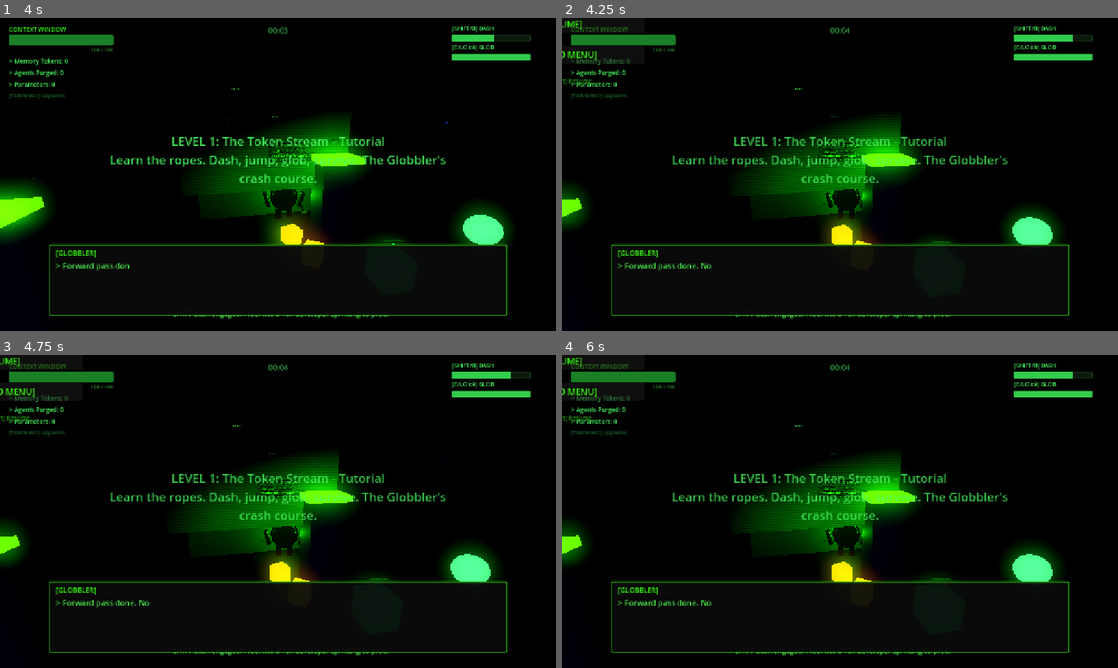
Above: before the commit, frames 1-4 (two rows, left to right).
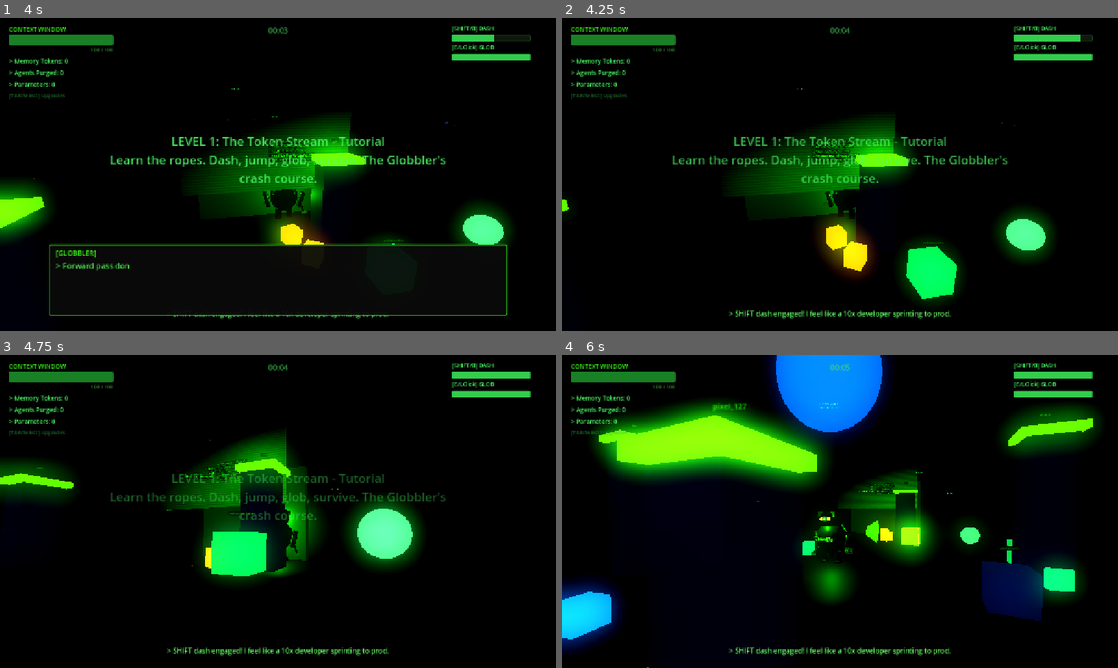
Above: after the commit, the same moments.

Repository: hwashburn1011/globblers-journey
Game: Godot game, scene res://scenes/levels/chapter_2/training_grounds.tscn
The game is run twice, just before and just after one commit, with the same random seed, the same clock (stepped at 60 frames per second) and the same inputs. This scene is started directly instead of the project's main scene.
Inputs (mouse positions are in pixels of both pictures, inside the frame that each line leads up to):
- Up to frame 1 (4 s): tap Enter (menu_confirm) at 0.5 s; move the mouse to (305, 174) at 0.52 s; hold V (agent_cycle) 0.53-1.28 s; hold Up (hack_up) from 0.53 s (still down); click (305, 174) at 0.67 s; move the mouse to (250, 174) at 1.27 s; tap G (agent_spawn) at 1.35 s; move the mouse to (289, 168) at 2.02 s; hold Mouse wheel up (camera_zoom_in) 2.03-2.78 s; move the mouse to (272, 180) at 2.77 s; tap Mouse wheel down (camera_zoom_out) at 2.85 s; click (272, 180) at 2.92 s; move the mouse to (316, 177) at 3.52 s; hold Shift (dash) from 3.53 s (still down)
- Up to frame 2 (4.25 s): keep holding Up (hack_up); keep holding Shift (dash); tap Escape (pause) at 4.15 s
- Up to frame 3 (4.75 s): release Up (hack_up) at 4.25 s; release Shift (dash) at 4.25 s; drag from (111, 464) to (194, 433) at 4.27 s
- Up to frame 4 (6 s): move the mouse to (867, 511) at 5.02 s; hold Down (hack_down) 5.03-5.75 s; hold Right mouse button (glob_aim) 5.03-5.75 s; click (867, 511) at 5.17 s; drag from (756, 433) to (728, 527) at 5.77 s

Frame 1 is identical in both runs. In frame 2, 6.6% of the frame differs, in the area x 0-94%, y 0-96%; in frame 3, 17%; in frame 4, 33%, in the area x 0-97%, y 0-100%.

Commit message:
feat: Task 6.1 — add ESC to skip entire dialogue sequence
Add public skip_all() to DialogueManager and wire ESC key in
dialogue_box.gd to call it during active dialogue. Input is consumed
so the pause menu doesn't also trigger. Because nobody should be
trapped in a monologue against their will.

Co-Authored-By: Claude Opus 4.6 (1M context) <noreply@anthropic.com>

Diff:
--- a/scenes/ui/dialogue_box.gd
+++ b/scenes/ui/dialogue_box.gd
@@ -147,6 +147,15 @@
 	if not visible:
 		return
 
+	# ESC during dialogue = skip the ENTIRE sequence, not just this line
+	# Consume the event so it doesn't also toggle the pause menu — Globbler's monologues are bad enough without freezing mid-sentence
+	if event.is_action_pressed("pause"):
+		var dm = get_node_or_null("/root/DialogueManager")
+		if dm and dm.is_dialogue_active():
+			dm.skip_all()
+			get_viewport().set_input_as_handled()
+			return
+
 	# Advance dialogue: SPACE / Enter / LClick / A button — all roads lead to "next line"
 	var clicked = event.is_action_pressed("dialogue_advance")
 
--- a/scripts/autoload/dialogue_manager.gd
+++ b/scripts/autoload/dialogue_manager.gd
@@ -182,6 +182,11 @@
 	_current_index = -1
 	dialogue_ended.emit()
 
+## Skip the entire dialogue sequence — for players who've heard enough snark
+func skip_all() -> void:
+	if _is_active:
+		_end_dialogue()
+
 ## Check if dialogue is currently playing
 func is_dialogue_active() -> bool:
 	return _is_active
Not shown, changed: TASKS.md
